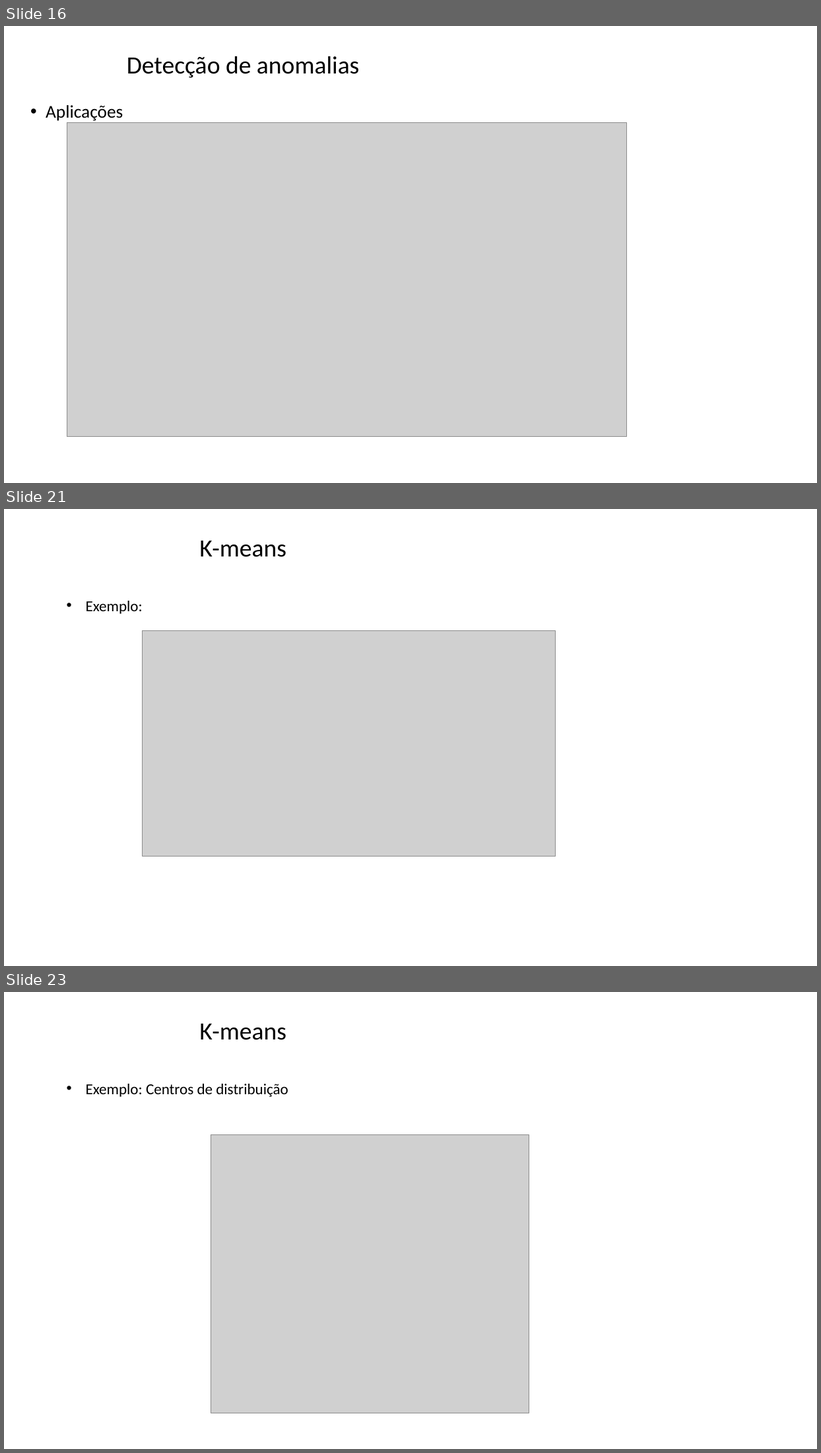
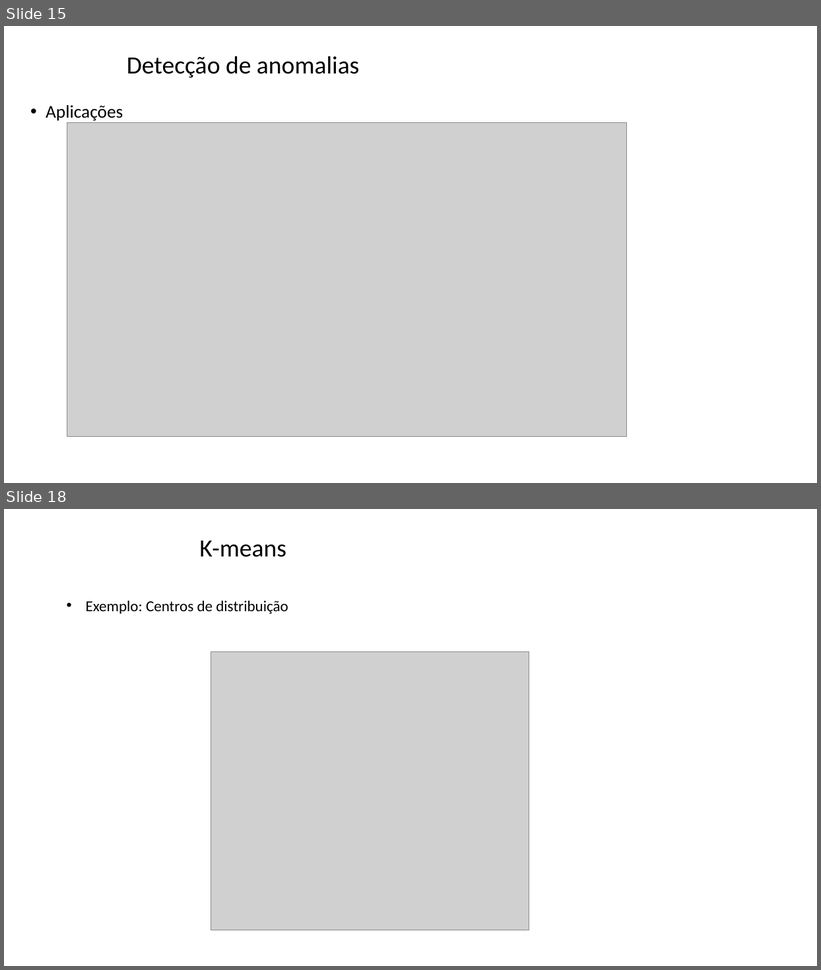
Before and after one commit to zz4fap/tp557-iot-ml, a slide deck: slides/TP557_16_detecção_de_anomalias.pptx. Shown one above the other, each under a label of ours: slides 16, 21 and 23 before the commit, slides 15 and 18 after it; the slides between them are not shown. The pictures are 821x1453 and 821x970 pixels, drawn with LibreOffice and Linux fonts; fonts in the diff are those of the drawing; grey boxes stand for pictures; background and template pictures are left out. Boxes give left, top, right and bottom in pixels: in the first picture for what was removed or moved away, otherwise in the second. Text is boxed around its words. In the diff, an @@ line names an element or a change of style, - is before the commit and + after.

```diff
--- a/slides/TP557_16_detecção_de_anomalias.pptx
+++ b/slides/TP557_16_detecção_de_anomalias.pptx
@@ slide 21 removed at bbox=[4, 509, 817, 966], background picture (left out) @@
@@ title removed at bbox=[199, 541, 286, 557] @@
-K-means
@@ text removed at bbox=[86, 601, 143, 614] @@
-• Exemplo:
@@ picture removed at bbox=[143, 630, 556, 857] @@
@@ what was slide 16 is now slide 15 @@
@@ what was slide 23 is now slide 18 @@
```
Also in this commit, not shown: 11 slides changed, 11 other slides removed.
